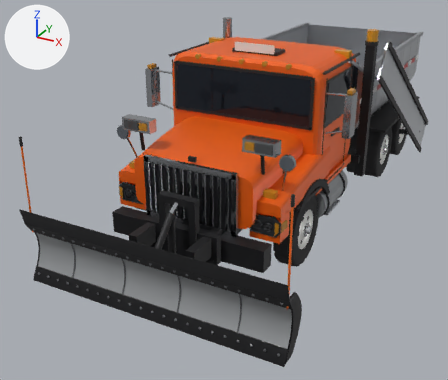
The glTF model models/snowplow.glb: old version first, new version second.
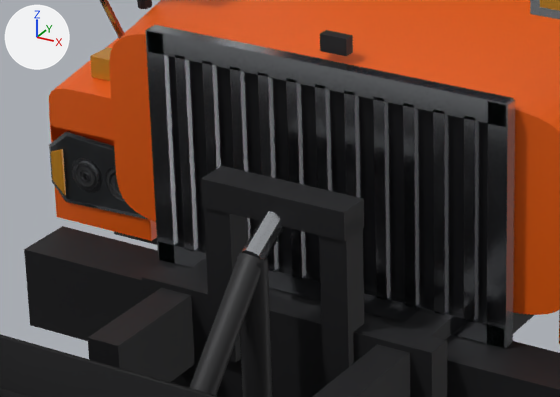
There are two pictures of each version: one whole from a 50 mm camera at (3.9, -9.74, 4.55) aimed at (-0.7, -1.37, 0.37), one close up on the part from 24% to 56% of the width and 39% to 66% of the height. Every picture has the same lights, and +X, +Y and +Z are marked at upper left. The first two pictures are the older version. Where no turn or scale is listed for an object, it has been applied to the vertices. Vertices at exactly the same position are counted once.

Names of what the first close-up shows: 'Body', 'Deflector', 'Lamps', 'Plow', 'Trim'.
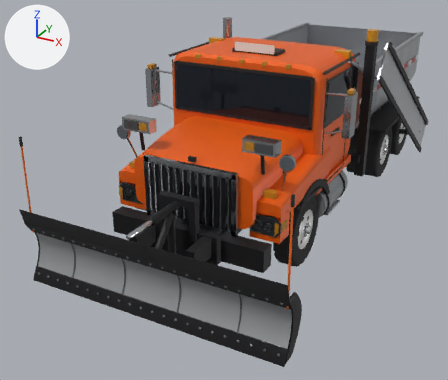
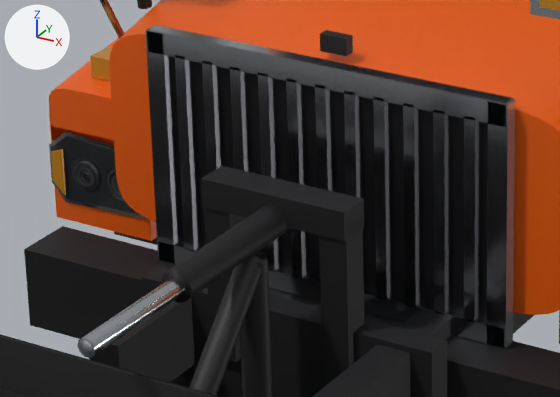
Where the change shows, as pixel boxes [x1, y1, x2, y2] in the close-ups (560 x 397 px):
```json
{"object": "LiftRam", "change": "added", "after": [77, 205, 289, 358], "faces in mat_frame (black #1f1f22)": [162, 205, 289, 303], "faces in mat_chrome (light grey #bcbfc4)": [77, 277, 185, 358]}
{"part": 1, "of": "me_trim", "change": "deleted", "before": [242, 211, 285, 260]}
```

The change, as JSON lines over the scene's bpy script:
```json
{"block": "me_trim", "where": "# used by ob_trim; location = (0.0, 0.0, 0.0)"}
{"op": "remove", "block": "me_trim", "code": "me_trim.from_pydata(...)  # 2977 vertices, 5818 faces; spans x -1.61..1.76, y -4.25..4.04, z 0.25..3.05"}
{"op": "add", "block": "me_trim", "code": "me_trim.from_pydata(...)  # 2955 vertices, 5778 faces; spans x -1.61..1.76, y -4.25..4.04, z 0.25..3.05"}
{"block": "me_trim", "change": "me_trim part 1: the loose piece of 22 vertices spanning x -0.04..0.04, y -4.02..-3.84, z 1.17..1.31 is deleted"}
{"op": "add", "block": "me_liftram", "code": ["me_liftram = bpy.data.meshes.new('LiftRam')", "me_liftram.from_pydata(...)  # a 12-sided cylinder along y spanning x -0.055..0.055, y -0.55..0.0, z -0.055..0.055, material slot 0; a 10-sided cylinder along y spanning x -0.032..0.032, y -1.0..-0.5, z -0.03..0.03, material slot 1", "me_liftram.materials.append(mat_frame)  # black #1f1f22", "me_liftram.materials.append(mat_chrome)  # light grey #bcbfc4"]}
{"op": "add", "block": "ob_liftram", "code": ["ob_liftram = bpy.data.objects.new('LiftRam', me_liftram)", "ob_liftram.location = (0.0, -3.86, 1.28)"]}
```
